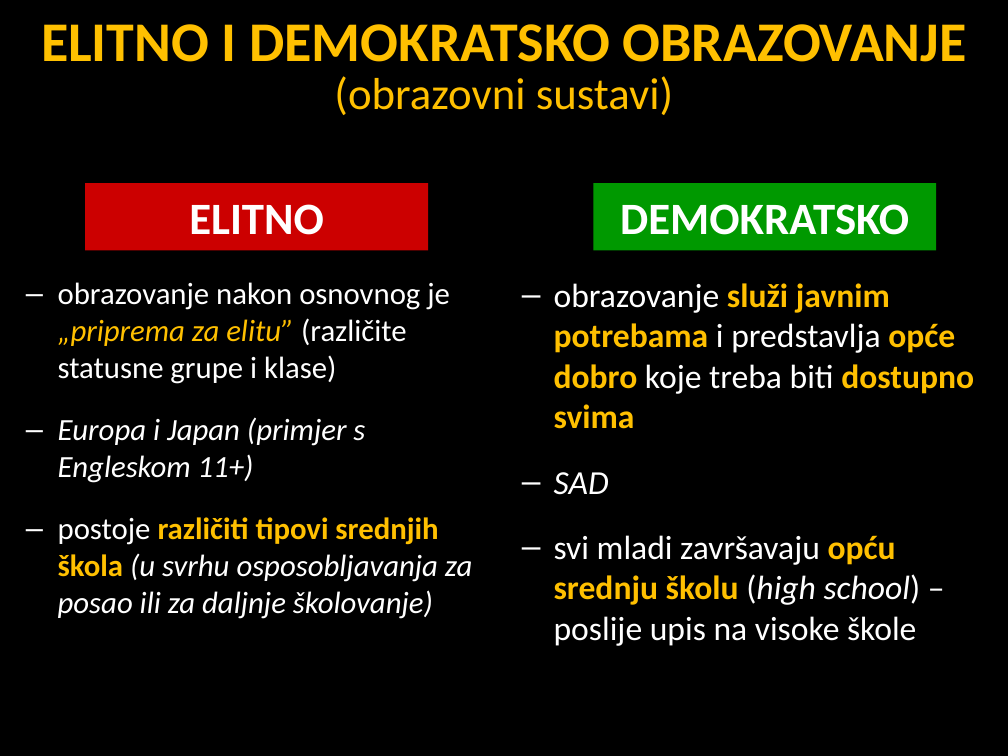
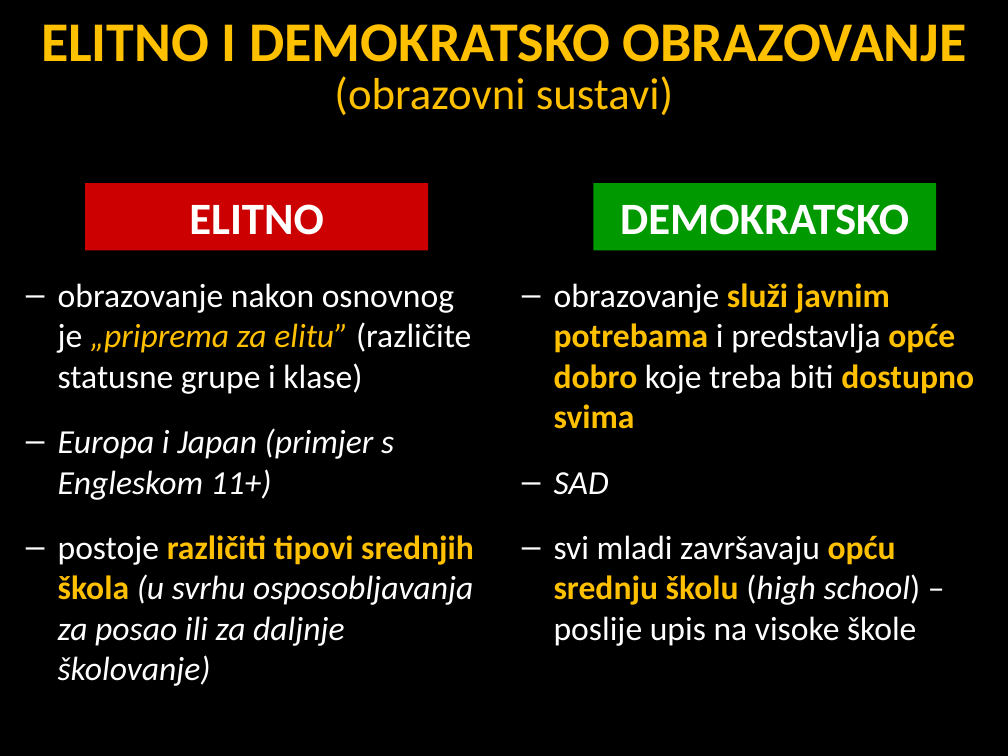
Before and after one commit to srednja-skola/sociologija, a slide deck: slide 8 of data/pptx/SOC-ponavljanje_za_2_ispit.pptx (slide 7 before the commit). Drawn at 1008x756 pixels with LibreOffice and Linux fonts; fonts in the diff are those of the drawing. Boxes give left, top, right and bottom in pixels: in the first picture for what was removed or moved away, otherwise in the second. Text is boxed around its words. In the diff, an @@ line names an element or a change of style, - is before the commit and + after.

```diff
--- a/data/pptx/SOC-ponavljanje_za_2_ispit.pptx
+++ b/data/pptx/SOC-ponavljanje_za_2_ispit.pptx
@@ text "obrazovanje nakon osnovnog je „priprema ..." at (58,283,474,686): size 22 to 24 pt @@
```
Also in this commit, not shown: 3 other slides changed, 1 slide added.
